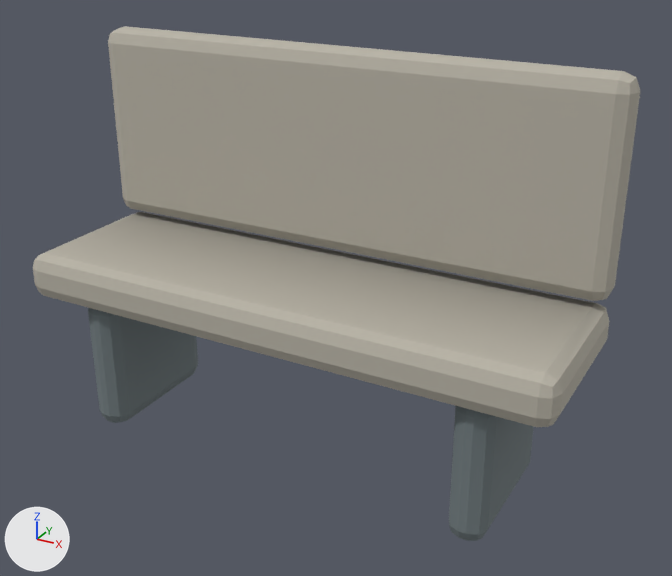
What one commit did to the glTF model assets/landmarks/alcatraz_island/bench.glb.
Both versions are drawn from a 50 mm lens placed at (1.155, -1.922, 1.464), pointed at (0.081, 0.03, 0.488). The lights are fixed; the arrows at lower left show +X, +Y and +Z. The picture after the commit comes second. Vertices at exactly the same position are counted once.

The scene before the commit, as lines of its bpy script (objects in view):
```python
me_cube_784 = bpy.data.meshes.new('Cube.784')
me_cube_784.from_pydata(...)  # 224 vertices, 432 faces; spans x -0.75..0.75, y -0.24..0.25, z 0.0..1.08
me_cube_784.materials.append(mat_landmark_vertex_paint)
ob_bench = bpy.data.objects.new('bench', me_cube_784)
ob_bench.location = (0.0, 0.0, 0.0)
```
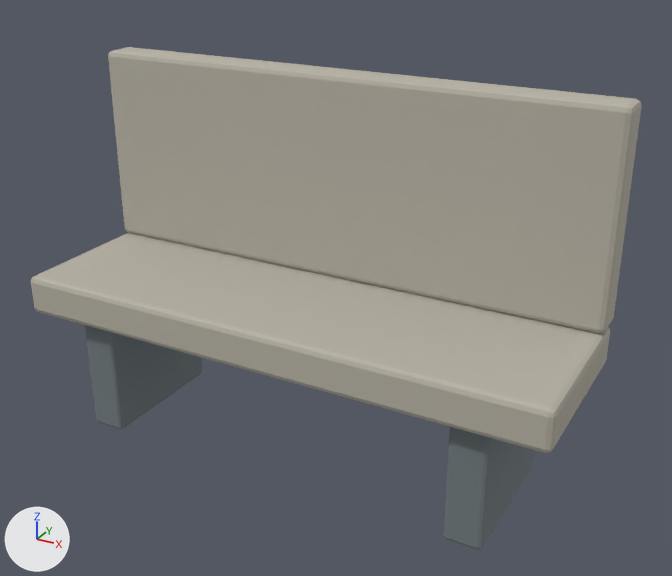
Edits to the bpy script that builds the scene:
```text
Change me_cube_784:
    used by ob_bench; location = (0.0, 0.0, 0.0)
    remove me_cube_784.from_pydata(...)  # 224 vertices, 432 faces; spans x -0.75..0.75, y -0.24..0.25, z 0.0..1.08
    add me_cube_784.from_pydata(...)  # 224 vertices, 432 faces; spans x -0.75..0.75, y -0.24..0.26, z 0.0..1.01
    me_cube_784 part 1: 224 of 224 vertices moved; they spanned x -0.75..0.75, y -0.24..0.25, z 0.0..1.08 and now span x -0.75..0.75, y -0.24..0.26, z 0.0..1.01; mean shift (0.0, 0.0, -0.05)
    me_cube_784 part 2: 169 faces centred in x -0.73..0.73, y -0.2..0.23, z 0.15..0.88 are repainted in the vertex colours; the middle colour goes from grey #6d787b to grey #727d80
```

Where the change shows, as pixel boxes (x1, y1, x2, y2) in the pictures (672 x 576 px; the box of a moved part takes in the faces that stretch with it):
'bench', reshaped: before (33, 26, 640, 541); after (31, 47, 642, 550)
part 1 of me_cube_784, moved or reshaped: before (33, 26, 640, 541); after (31, 47, 642, 547)
part 2 of me_cube_784, edited (looks the same): (109, 56, 628, 530) in both
